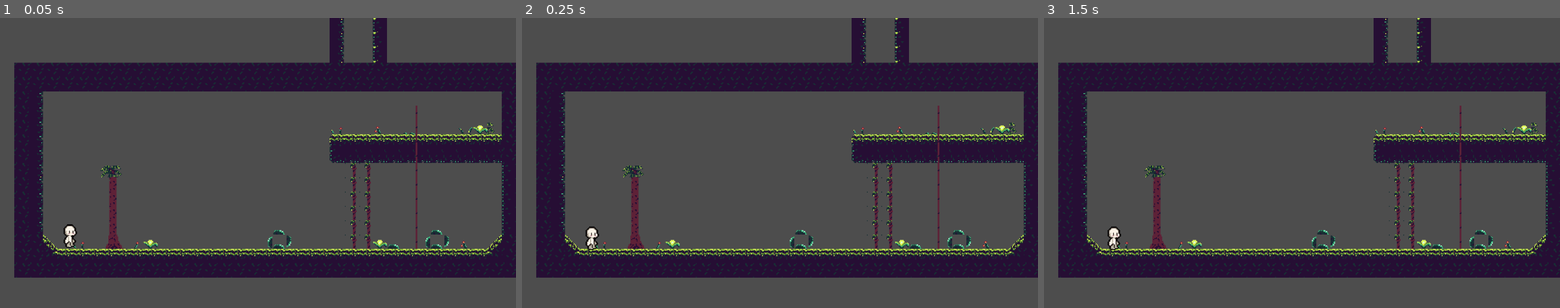
Above: before the commit, frames 1-3 (left to right).
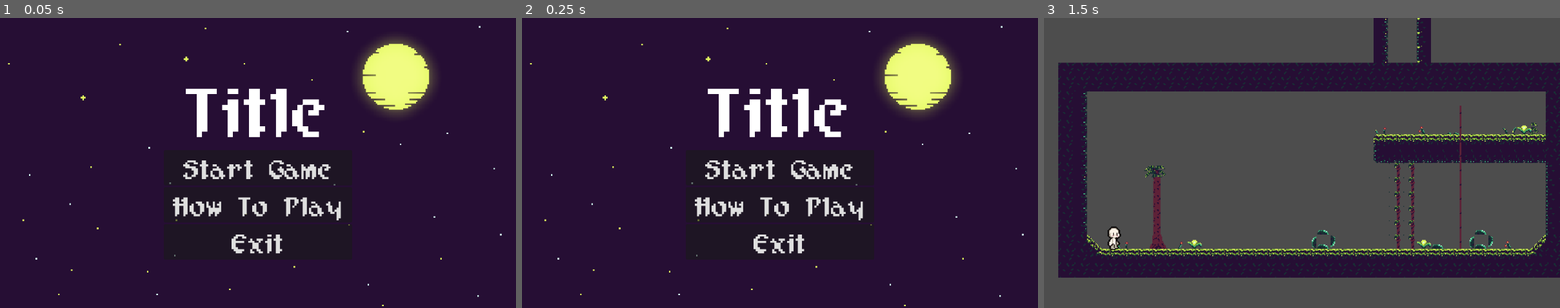
Above: after the commit, the same moments.

Repository: Coldly204/ClicknClaw_GameJam
Game: Godot game, scene res://scenes/control.tscn
The game is run twice, just before and just after one commit, with the same random seed, the same clock (stepped at 60 frames per second) and the same inputs. Before the commit the project starts from res://scenes/game.tscn.
Inputs (mouse positions are in pixels of both pictures, inside the frame that each line leads up to):
- Up to frame 1 (0.05 s): no input
- Up to frame 2 (0.25 s): no input
- Up to frame 3 (1.5 s): click (1302, 203) at 0.5 s, where only the run after the commit has a clickable "How To Play"; click (1302, 168) at 1.25 s, where only the run after the commit has a clickable "Start Game"

The runs differ from the first frame. In frame 1, 77% of the frame differs, in the area x 0-100%, y 0-100%; in frame 2, 77%; in frame 3, nothing differs.

Commit message:
[feat]MainMenu

Diff:
--- a/project.godot
+++ b/project.godot
@@ -11,7 +11,7 @@
 [application]
 
 config/name="Click & Claw Game Jam"
-run/main_scene="uid://bccld0lmx3w27"
+run/main_scene="uid://duv07bfafokts"
 config/features=PackedStringArray("4.6", "GL Compatibility")
 config/icon="res://icon.svg"
 
@@ -22,6 +22,10 @@
 [display]
 
 window/stretch/mode="viewport"
+
+[gui]
+
+theme/custom_font="uid://dqf5qr2qiv00q"
 
 [input]
 
--- /dev/null
+++ b/scenes/MainMenu.gd
@@ -0,0 +1,19 @@
+extends Control
+
+@onready var start_button = $VBoxContainer/Start
+@onready var guide_button = $VBoxContainer/Guide
+@onready var exit_button = $VBoxContainer/Exit
+
+func _ready():
+	start_button.pressed.connect(_on_start_pressed)
+	guide_button.pressed.connect(_on_guide_pressed)
+	exit_button.pressed.connect(_on_exit_pressed)
+
+func _on_start_pressed():
+	get_tree().change_scene_to_file("res://scenes/game.tscn")
+
+func _on_guide_pressed():
+	print("How to play clicked")
+
+func _on_exit_pressed():
+	get_tree().quit()
--- /dev/null
+++ b/scenes/control.tscn
@@ -0,0 +1,75 @@
+[gd_scene format=3 uid="uid://duv07bfafokts"]
+
+[ext_resource type="Script" uid="uid://dasnloe48jsos" path="res://scenes/MainMenu.gd" id="1_r67kn"]
+[ext_resource type="Texture2D" uid="uid://bvvl5wrf8onp3" path="res://assets/tilemap/Backgrounds/Background.png" id="2_brbbq"]
+[ext_resource type="FontFile" uid="uid://dqf5qr2qiv00q" path="res://assets/PixelMusketeer-vEXO.ttf" id="3_brbbq"]
+
+[node name="MainMenu" type="Control" unique_id=1187865957]
+layout_mode = 3
+anchors_preset = 15
+anchor_right = 1.0
+anchor_bottom = 1.0
+grow_horizontal = 2
+grow_vertical = 2
+script = ExtResource("1_r67kn")
+
+[node name="ColorRect" type="ColorRect" parent="." unique_id=1894908909]
+layout_mode = 1
+anchors_preset = -1
+anchor_right = 1.0
+anchor_bottom = 1.0
+color = Color(0, 0, 0, 1)
+
+[node name="TextureRect" type="TextureRect" parent="." unique_id=1369624429]
+layout_mode = 1
+anchors_preset = 15
+anchor_right = 1.0
+anchor_bottom = 1.0
+grow_horizontal = 2
+grow_vertical = 2
+texture = ExtResource("2_brbbq")
+expand_mode = 1
+stretch_mode = 6
+
+[node name="VBoxContainer" type="VBoxContainer" parent="." unique_id=341005765]
+custom_minimum_size = Vector2(420, 180)
+layout_mode = 1
+anchors_preset = 8
+anchor_left = 0.5
+anchor_top = 0.5
+anchor_right = 0.5
+anchor_bottom = 0.5
+offset_left = -210.0
+offset_top = -95.5
+offset_right = 210.0
+offset_bottom = 95.5
+grow_horizontal = 2
+grow_vertical = 2
+
+[node name="Title" type="Label" parent="VBoxContainer" unique_id=1000266607]
+layout_mode = 2
+theme_override_fonts/font = ExtResource("3_brbbq")
+theme_override_font_sizes/font_size = 164
+text = "Title"
+horizontal_alignment = 1
+
+[node name="Start" type="Button" parent="VBoxContainer" unique_id=1769207980]
+custom_minimum_size = Vector2(220, 52)
+layout_mode = 2
+theme_override_font_sizes/font_size = 64
+button_mask = 5
+text = "Start Game"
+
+[node name="Guide" type="Button" parent="VBoxContainer" unique_id=997522497]
+custom_minimum_size = Vector2(220, 52)
+layout_mode = 2
+theme_override_font_sizes/font_size = 64
+button_mask = 5
+text = "How To Play"
+
+[node name="Exit" type="Button" parent="VBoxContainer" unique_id=147977095]
+custom_minimum_size = Vector2(220, 52)
+layout_mode = 2
+theme_override_font_sizes/font_size = 64
+button_mask = 7
+text = "Exit"
Binary file added: assets/PixelMusketeer-vEXO.ttf
Not shown, added: assets/PixelMusketeer-vEXO.ttf.import
Not shown, added: scenes/MainMenu.gd.uid
